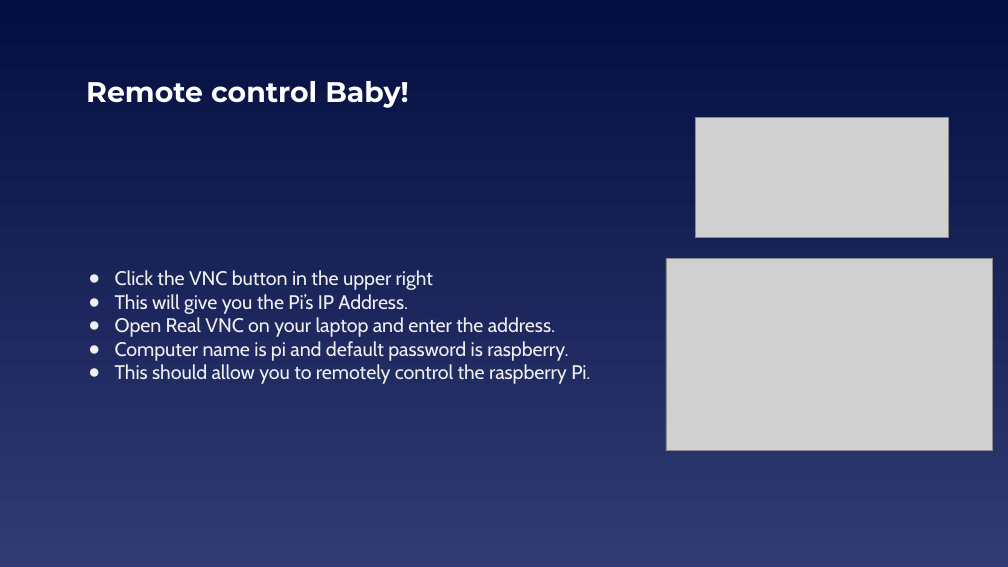
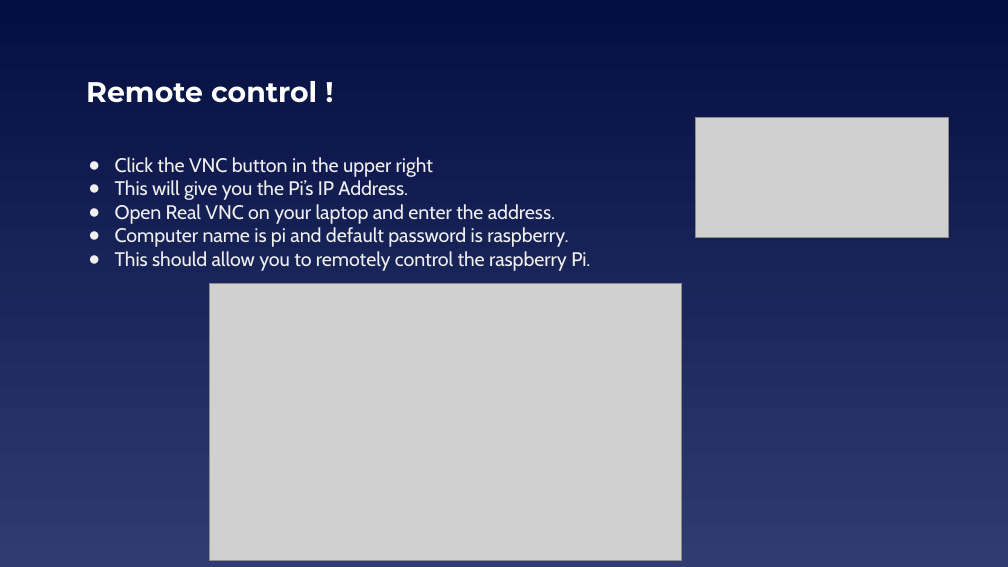
Before and after one commit to EELabMan/Raspberry-Pi-Intro, a slide deck: slide 22 of Raspberry Pi Intro.pptx (slide 15 before the commit). Drawn at 1008x567 pixels with LibreOffice and Linux fonts; fonts in the diff are those of the drawing; grey boxes stand for pictures. Boxes give left, top, right and bottom in pixels: in the first picture for what was removed or moved away, otherwise in the second. Text is boxed around its words. In the diff, an @@ line names an element or a change of style, - is before the commit and + after.

```diff
--- a/Raspberry Pi Intro.pptx
+++ b/Raspberry Pi Intro.pptx
@@ title at (86, 81, 317, 103): text changed @@
-Remote control Baby!
+Remote control !
@@ text "Click the VNC button in ..." at (115, 157, 590, 271): vertical alignment middle to top @@
@@ picture: place and size @@
-picture at (666, 259, 993, 451)
+picture at (209, 284, 681, 561)
```
Also in this commit, not shown: 8 other slides changed, 7 slides added, 1 slide removed, 2 other files.
